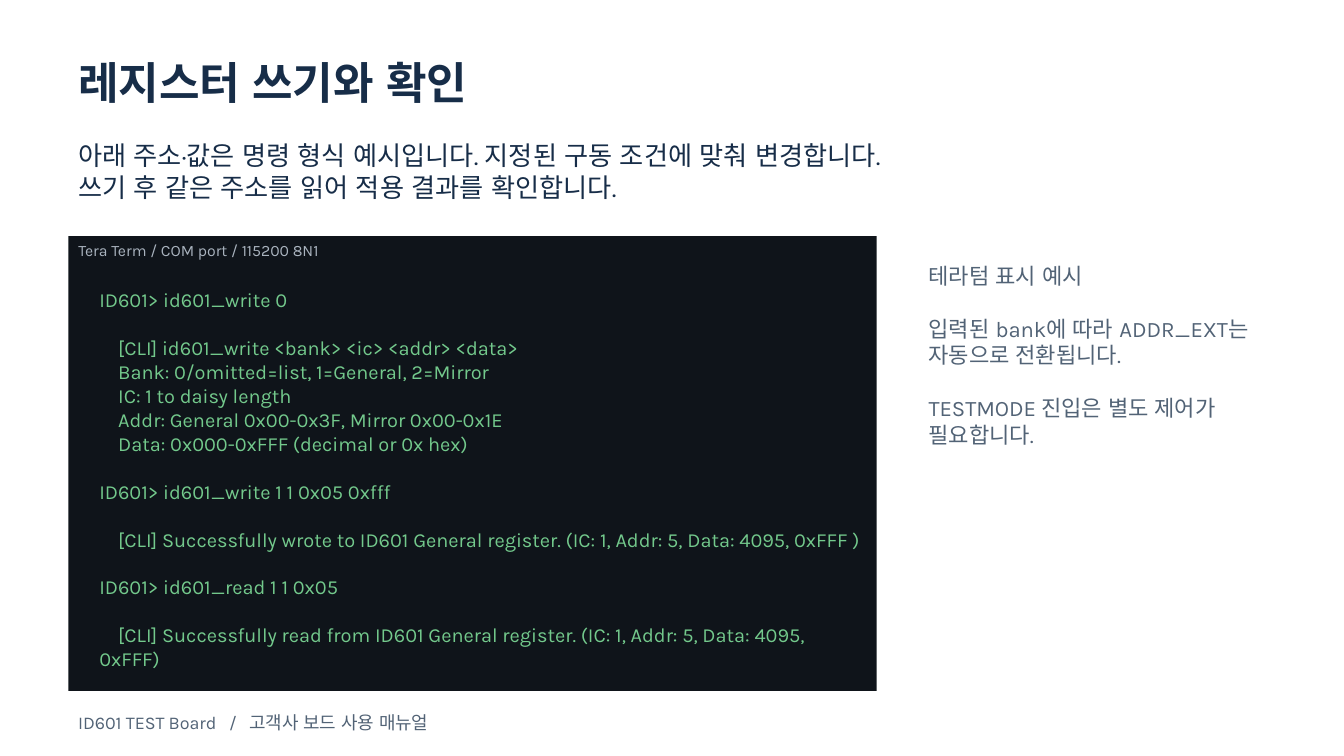
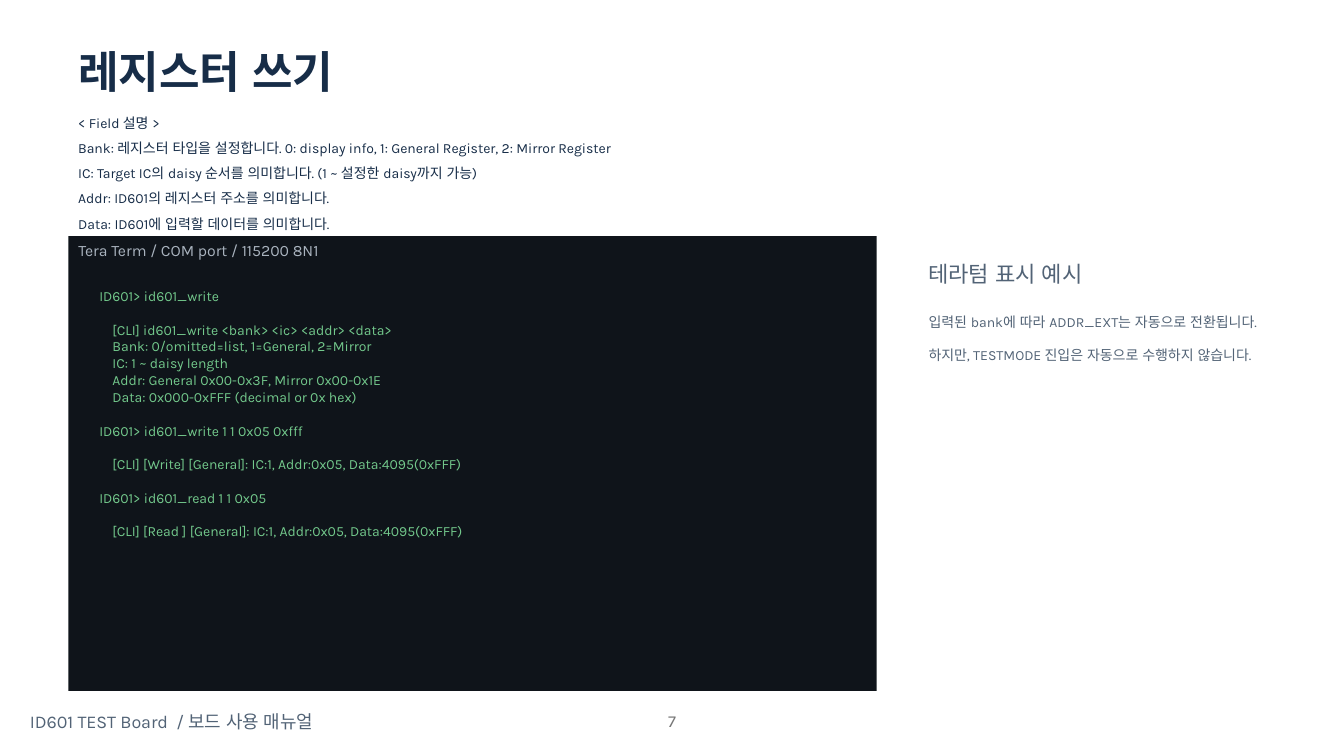
Before and after one commit to oio9595/Global_Technologies_FW, a slide deck: slide 7 of ID601/Jig/ID601_ES/Docs/Deliverables/Manual/ID601_MOBIS_CLI_Manual_20261029_v2.pptx (slide 6 before the commit). Drawn at 1344x756 pixels with LibreOffice and Linux fonts; fonts in the diff are those of the drawing. Boxes give left, top, right and bottom in pixels: in the first picture for what was removed or moved away, otherwise in the second. Text is boxed around its words. In the diff, an @@ line names an element or a change of style, - is before the commit and + after.

Commit message:
자료 업데이트

```diff
--- a/ID601/Jig/ID601_ES/Docs/Deliverables/Manual/ID601_MOBIS_CLI_Manual_20261029_v2.pptx
+++ b/ID601/Jig/ID601_ES/Docs/Deliverables/Manual/ID601_MOBIS_CLI_Manual_20261029_v2.pptx
@@ text at box(78, 51, 333, 92): text changed @@
-레지스터 쓰기와 확인
+레지스터 쓰기
@@ text added at box(78, 116, 611, 230), 10 pt, text #172D48 @@
+< Field 설명 >
+Bank: 레지스터 타입을 설정합니다. 0: display info, 1: General Register, 2: Mirror Register
+IC: Target IC의 daisy 순서를 의미합니다. (1 ~ 설정한 daisy까지 가능)
+Addr: ID601의 레지스터 주소를 의미합니다.
+Data: ID601에 입력할 데이터를 의미합니다.
@@ text removed at box(78, 143, 880, 199) @@
-아래 주소·값은 명령 형식 예시입니다. 지정된 구동 조건에 맞춰 변경합니다.
-쓰기 후 같은 주소를 읽어 적용 결과를 확인합니다.
@@ text at box(99, 291, 219, 301): text changed; size 14.2 to 10 pt @@
-ID601> id601_write 0
+ID601> id601_write
@@ text at box(99, 325, 392, 503): size 14.2 to 10 pt in "[CLI] id601_write <bank> <ic> <addr> <data>", "Bank: 0/omitted=list, 1=General, 2=Mirror", "Addr: General 0x00-0x3F, Mirror 0x00-0x1E", "Data: 0x000-0xFFF (decimal or 0x hex)" and 2 more places @@
@@ text at box(929, 315, 1257, 328): size 15.8 to 10 pt in "입력된 bank에 따라 ADDR_EXT는 자동으로 전환됩니다." @@
@@ text at box(112, 358, 228, 372): text changed; size 14.2 to 10 pt @@
-IC: 1 to daisy length
+IC: 1 ~ daisy length
@@ text at box(929, 348, 1252, 362): text changed; size 15.8 to 10 pt @@
-TESTMODE 진입은 별도 제어가 필요합니다.
+하지만, TESTMODE 진입은 자동으로 수행하지 않습니다.
@@ text at box(112, 459, 461, 471): text changed; size 14.2 to 10 pt @@
-[CLI] Successfully wrote to ID601 General register. (IC: 1, Addr: 5, Data: 4095, 0xFFF )
+[CLI] [Write] [General]: IC:1, Addr:0x05, Data:4095(0xFFF)
@@ text at box(112, 526, 462, 538): text changed; size 14.2 to 10 pt @@
-[CLI] Successfully read from ID601 General register. (IC: 1, Addr: 5, Data: 4095, 0xFFF)
+[CLI] [Read ] [General]: IC:1, Addr:0x05, Data:4095(0xFFF)
@@ text at box(30, 713, 313, 730): text changed @@
-ID601 TEST Board / 고객사 보드 사용 매뉴얼
+ID601 TEST Board / 보드 사용 매뉴얼
@@ page number added at box(668, 716, 676, 727), 12 pt, text #797979 @@
+7
```
Also in this commit, not shown: 7 other slides changed, 10 slides added, 1 slide removed, 10 other files.
